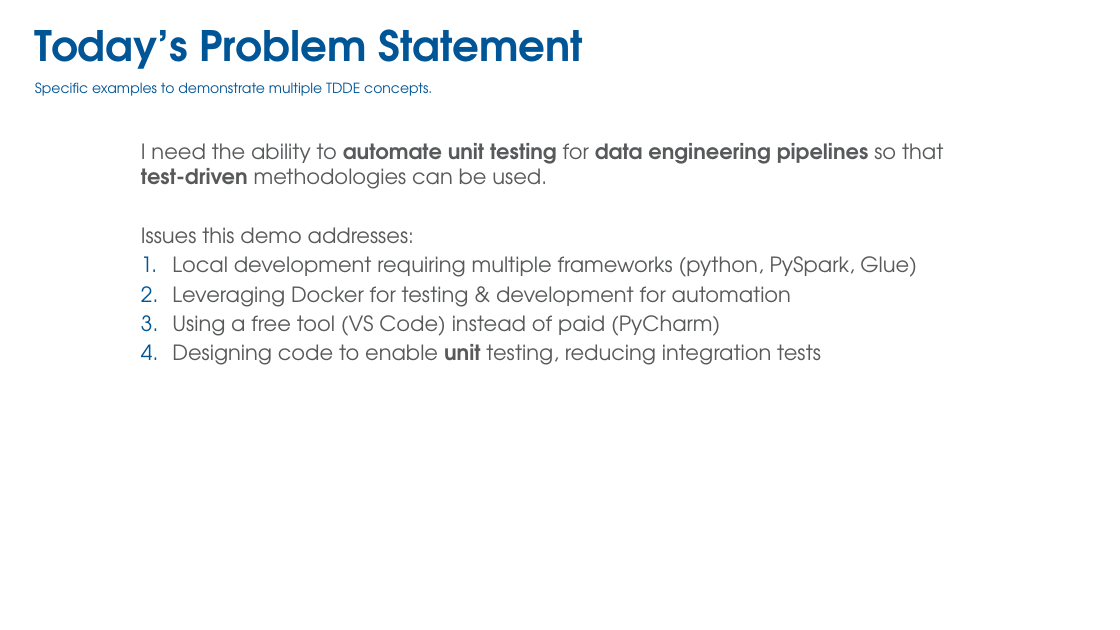
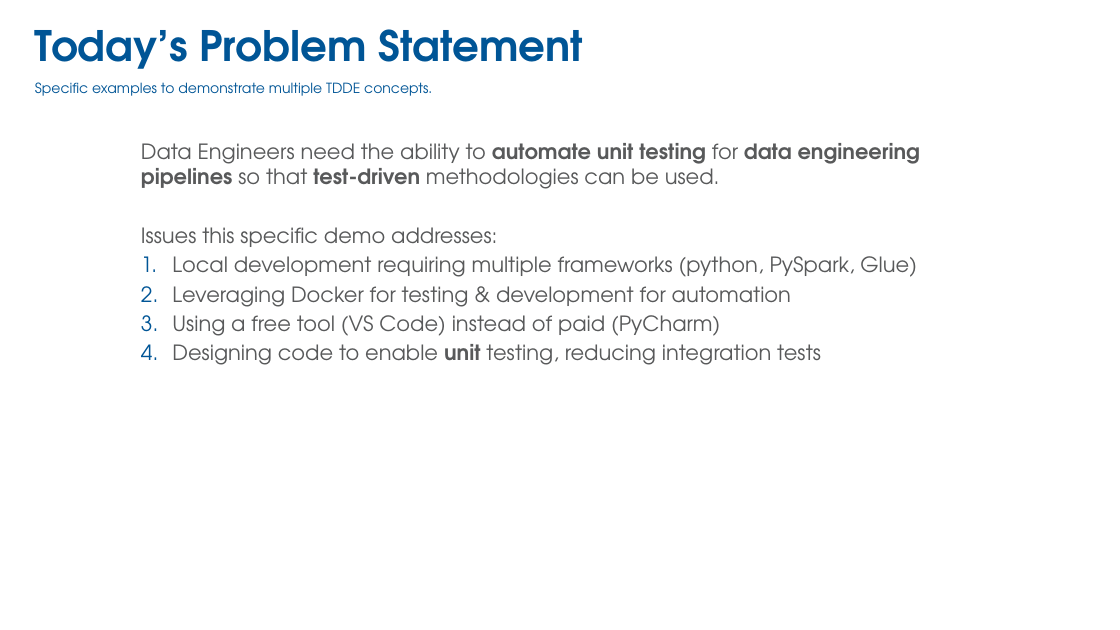
Before and after one commit to donaldsawyer/tdde-py-pyspark, a slide deck: slide 3 of tdde-py-pyspark-glue-docker-vscode.pptx. Drawn at 1120x630 pixels with LibreOffice and Linux fonts; fonts in the diff are those of the drawing; background and template pictures are left out. Boxes give left, top, right and bottom in pixels: in the first picture for what was removed or moved away, otherwise in the second. Text is boxed around its words. In the diff, an @@ line names an element or a change of style, - is before the commit and + after.

```diff
--- a/tdde-py-pyspark-glue-docker-vscode.pptx
+++ b/tdde-py-pyspark-glue-docker-vscode.pptx
@@ text at (x1=141, y1=143, x2=921, y2=247): text changed @@
-I need the ability to automate unit testing for data engineering pipelines so that test-driven methodologies can be used.
-Issues this demo addresses:
+Data Engineers need the ability to automate unit testing for data engineering pipelines so that test-driven methodologies can be used.
+Issues this specific demo addresses:
```
Also in this commit, not shown: 6 other slides changed, 1 slide added, 7 other files.
